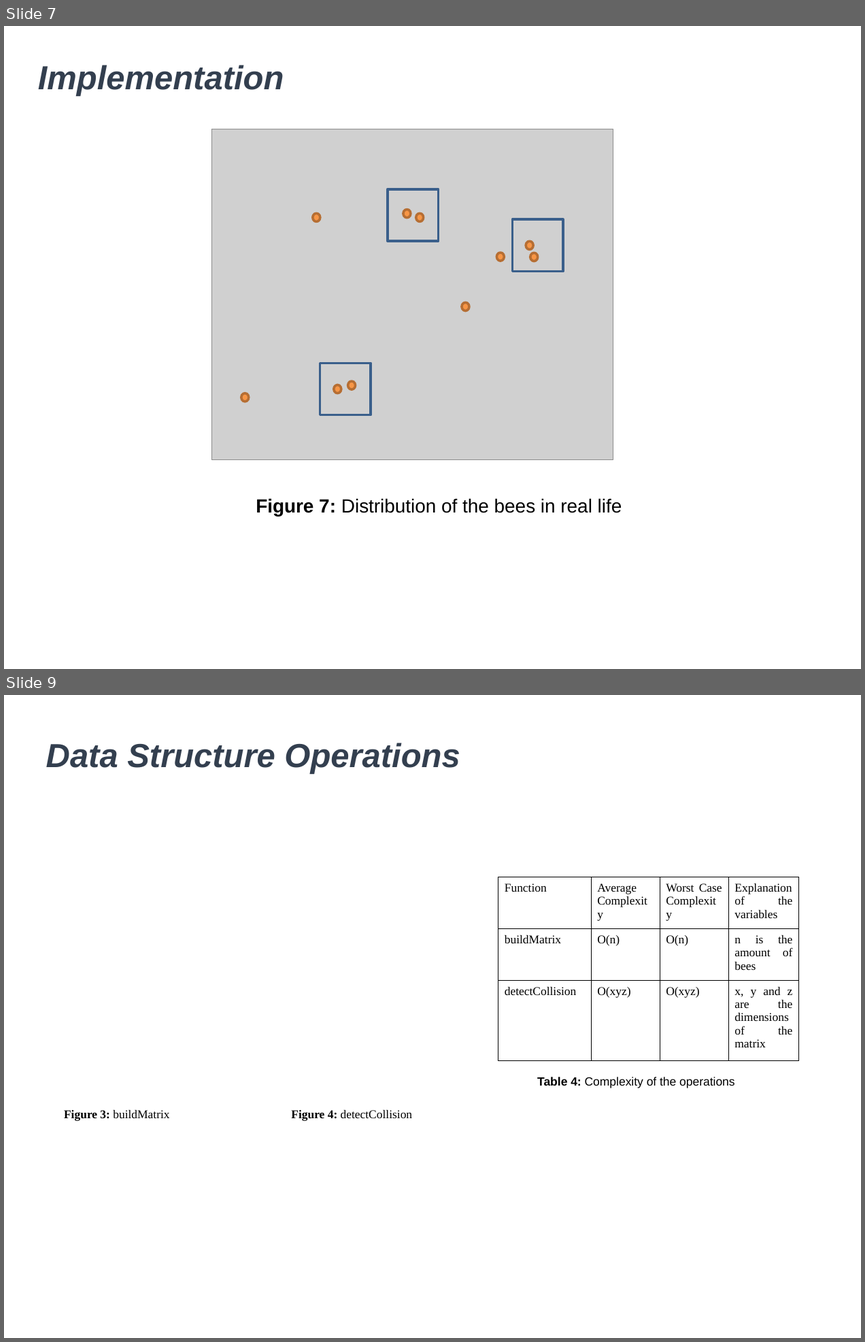
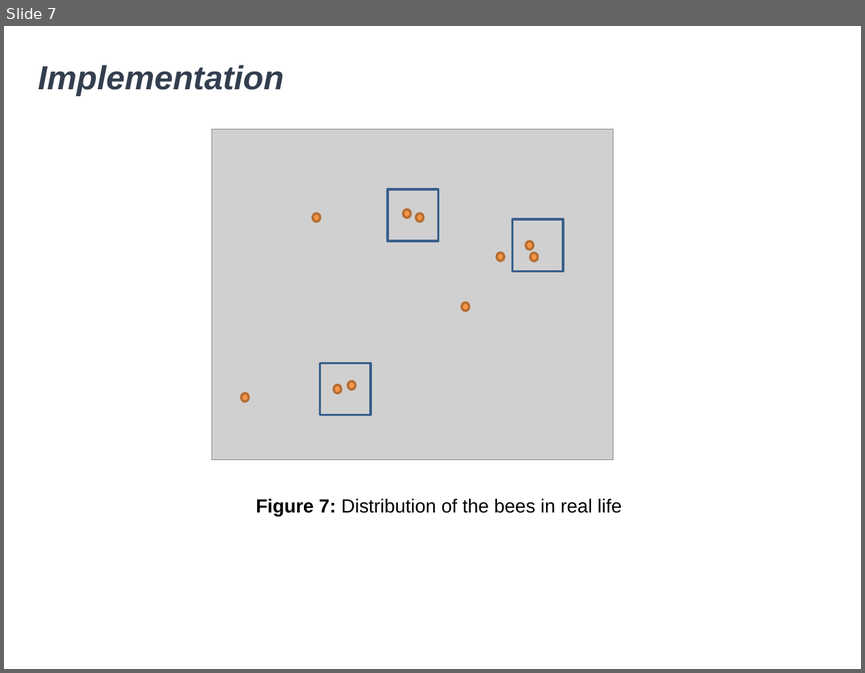
Before and after one commit to julianalalindev/ST0245-032, a slide deck: proyecto/informe/entrega3/Presentation of bees.pptx. Shown one above the other, each under a label of ours: slides 7 and 9 before the commit, slide 7 after it; the slides between them are not shown. The pictures are 865x1342 and 865x673 pixels, drawn with LibreOffice and Linux fonts; fonts in the diff are those of the drawing; grey boxes stand for pictures; background and template pictures are left out. Boxes give left, top, right and bottom in pixels: in the first picture for what was removed or moved away, otherwise in the second. Text is boxed around its words. In the diff, an @@ line names an element or a change of style, - is before the commit and + after.

```diff
--- a/proyecto/informe/entrega3/Presentation of bees.pptx
+++ b/proyecto/informe/entrega3/Presentation of bees.pptx
@@ slide 9 removed at [4, 695, 861, 1338], background picture (left out) @@
@@ text removed at [46, 743, 460, 774] @@
-Data Structure Operations
@@ table removed at [498, 877, 798, 1060], 3 rows, 4 columns @@
-Function | Average Complexity | Worst Case Complexity | Explanation of the variables
-buildMatrix | O(n) | O(n) | n is the amount of bees
-detectCollision | O(xyz) | O(xyz) | x, y and z are the dimensions of the matrix
@@ text removed at [537, 1076, 734, 1088] @@
-Table 4: Complexity of the operations
@@ text removed at [64, 1110, 169, 1121] @@
-Figure 3: buildMatrix
@@ text removed at [291, 1110, 413, 1121] @@
-Figure 4: detectCollision
```
Also in this commit, not shown: 1 slide changed, 1 other slide removed.
